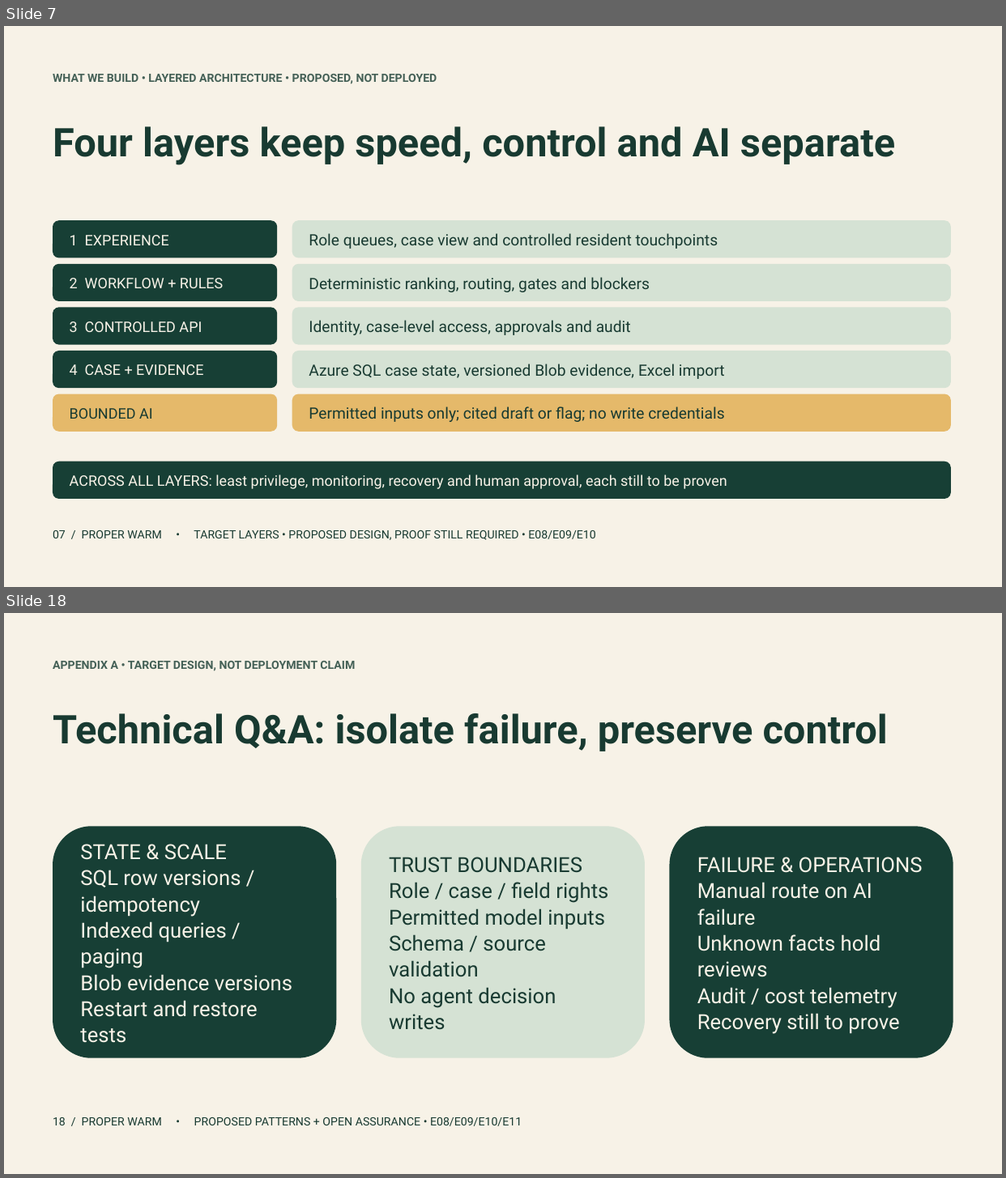
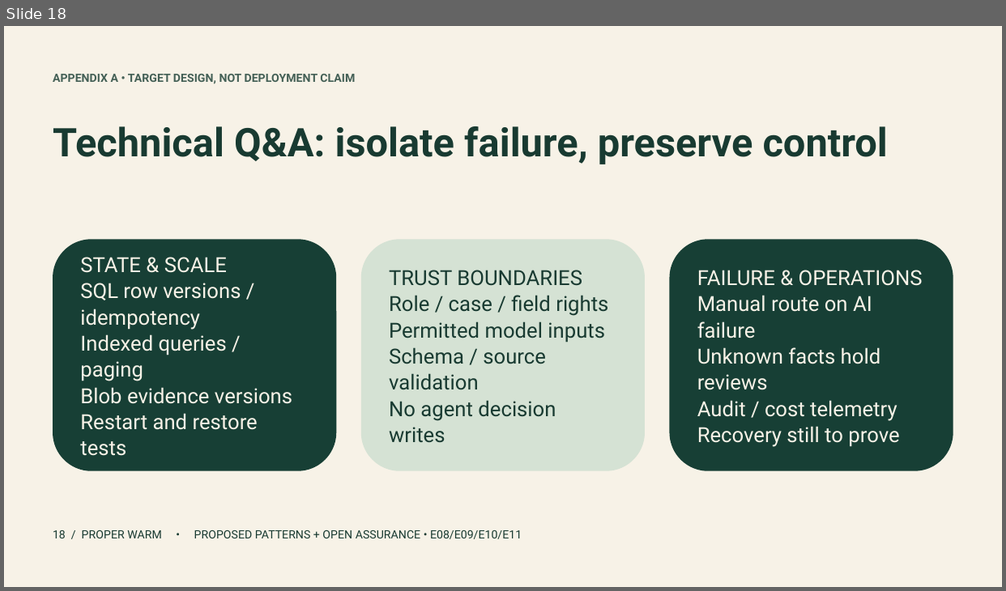
Before and after one commit to jmservera/ama, a slide deck: docs/capstone/deck/proper-warm-executive-draft.pptx. Shown one above the other, each under a label of ours: slides 7 and 18 before the commit, slide 18 after it; the slides between them are not shown. The pictures are 1006x1178 and 1006x591 pixels, drawn with LibreOffice and Linux fonts; fonts in the diff are those of the drawing. Boxes give left, top, right and bottom in pixels: in the first picture for what was removed or moved away, otherwise in the second. Text is boxed around its words. In the diff, an @@ line names an element or a change of style, - is before the commit and + after.

```diff
--- a/docs/capstone/deck/proper-warm-executive-draft.pptx
+++ b/docs/capstone/deck/proper-warm-executive-draft.pptx
@@ slide 7 removed at <box>4,26,1002,587</box>, background #F7F2E7 @@
@@ text removed at <box>53,74,437,84</box> @@
-WHAT WE BUILD • LAYERED ARCHITECTURE • PROPOSED, NOT DEPLOYED
@@ text removed at <box>53,126,895,165</box> @@
-Four layers keep speed, control and AI separate
@@ rounded rectangle removed at <box>53,220,277,258</box> @@
-1 EXPERIENCE
@@ rounded rectangle removed at <box>292,220,951,258</box> @@
-Role queues, case view and controlled resident touchpoints
@@ rounded rectangle removed at <box>53,264,277,301</box> @@
-2 WORKFLOW + RULES
@@ rounded rectangle removed at <box>292,264,951,301</box> @@
-Deterministic ranking, routing, gates and blockers
@@ rounded rectangle removed at <box>53,308,277,345</box> @@
-3 CONTROLLED API
@@ rounded rectangle removed at <box>292,308,951,345</box> @@
-Identity, case-level access, approvals and audit
@@ rounded rectangle removed at <box>53,351,277,388</box> @@
-4 CASE + EVIDENCE
@@ rounded rectangle removed at <box>292,351,951,388</box> @@
-Azure SQL case state, versioned Blob evidence, Excel import
@@ rounded rectangle removed at <box>53,395,277,432</box> @@
-BOUNDED AI
@@ rounded rectangle removed at <box>292,395,951,432</box> @@
-Permitted inputs only; cited draft or flag; no write credentials
@@ rounded rectangle removed at <box>53,462,951,499</box> @@
-ACROSS ALL LAYERS: least privilege, monitoring, recovery and human approval, each still to be proven
@@ text removed at <box>53,531,595,540</box> @@
-07 / PROPER WARM • TARGET LAYERS • PROPOSED DESIGN, PROOF STILL REQUIRED • E08/E09/E10
```
Also in this commit, not shown: 5 slides changed, 13 slides added, 12 other slides removed, 37 other files.
